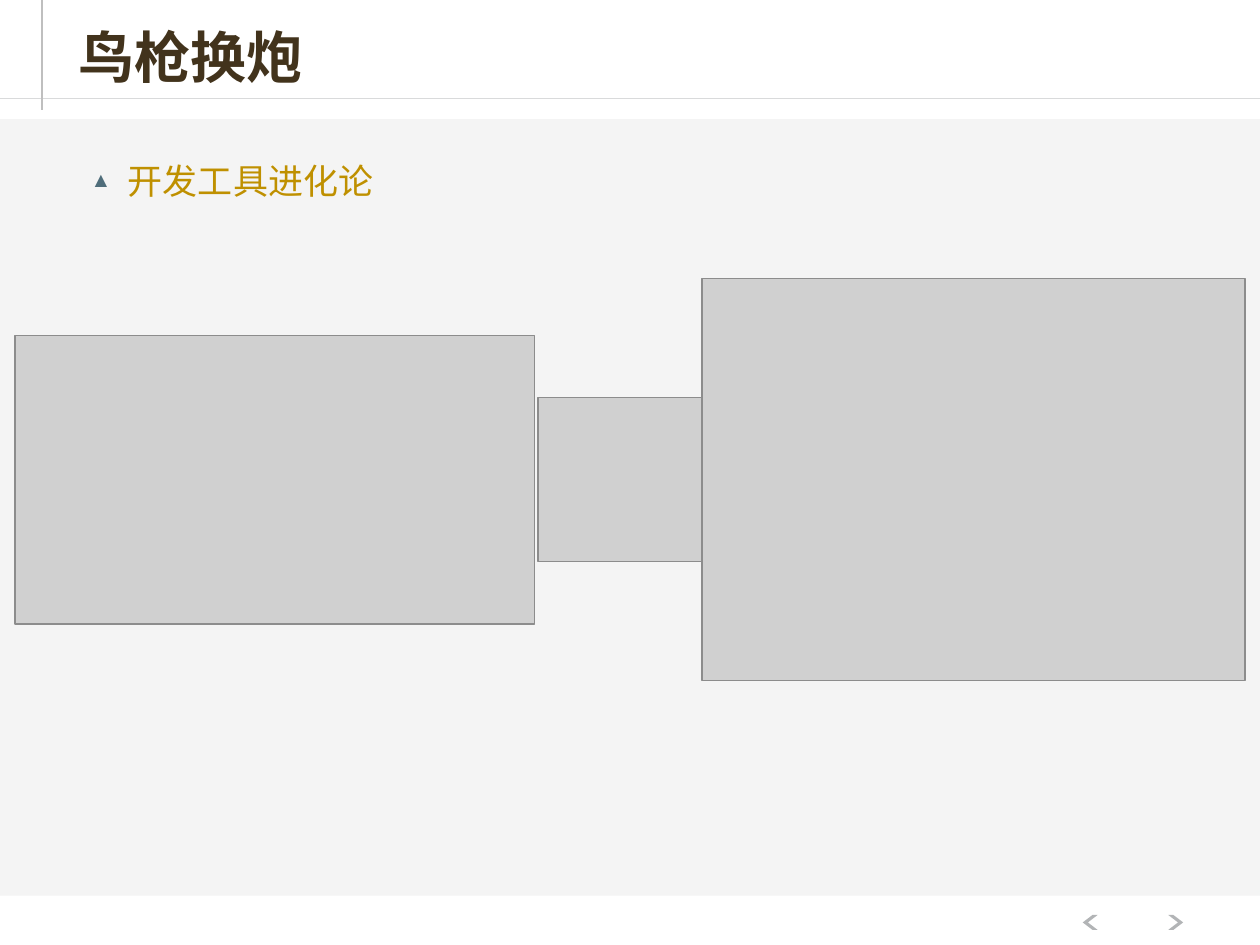
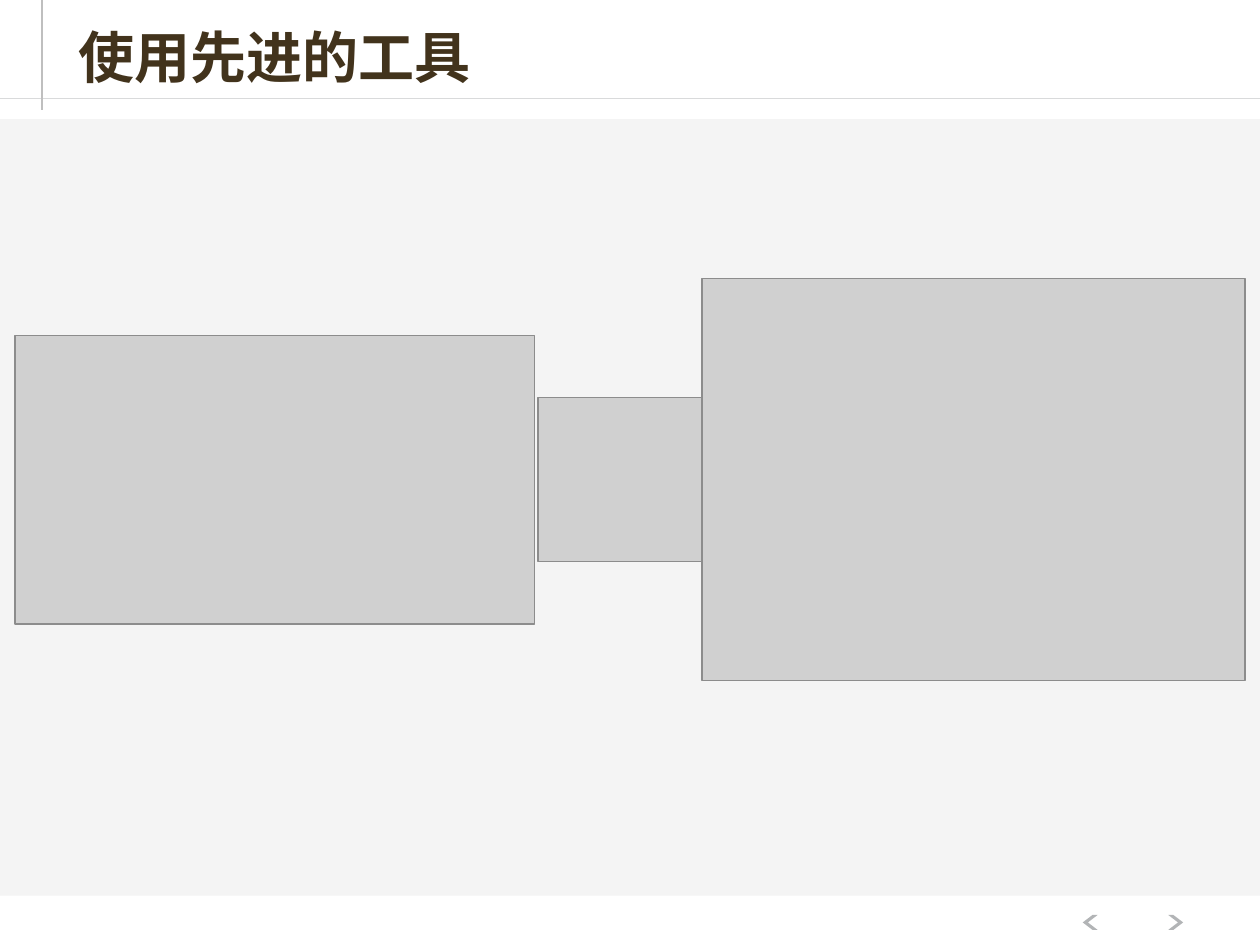
Before and after one commit to hejiehui/xross-tools-installer, a slide deck: slide 15 of doc/X-series V2.pptx (slide 14 before the commit). Drawn at 1260x945 pixels with LibreOffice and Linux fonts; fonts in the diff are those of the drawing; grey boxes stand for pictures. Boxes give left, top, right and bottom in pixels: in the first picture for what was removed or moved away, otherwise in the second. Text is boxed around its words. In the diff, an @@ line names an element or a change of style, - is before the commit and + after.

```diff
--- a/doc/X-series V2.pptx
+++ b/doc/X-series V2.pptx
@@ title at (78,30,470,83): text changed @@
-鸟枪换炮
+使用先进的工具
@@ text removed at (128,164,373,197) @@
-▲ 开发工具进化论
```
Also in this commit, not shown: 6 other slides changed, 5 slides added, 2 slides removed.
